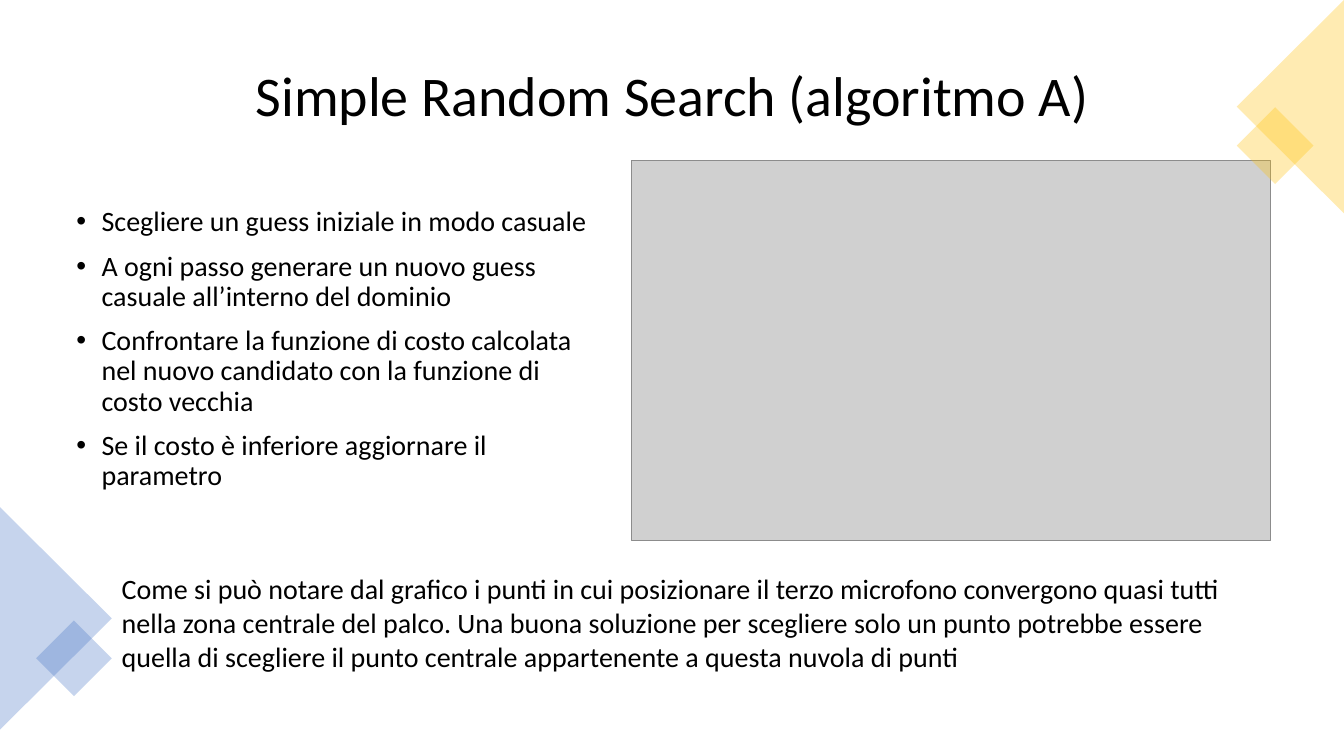
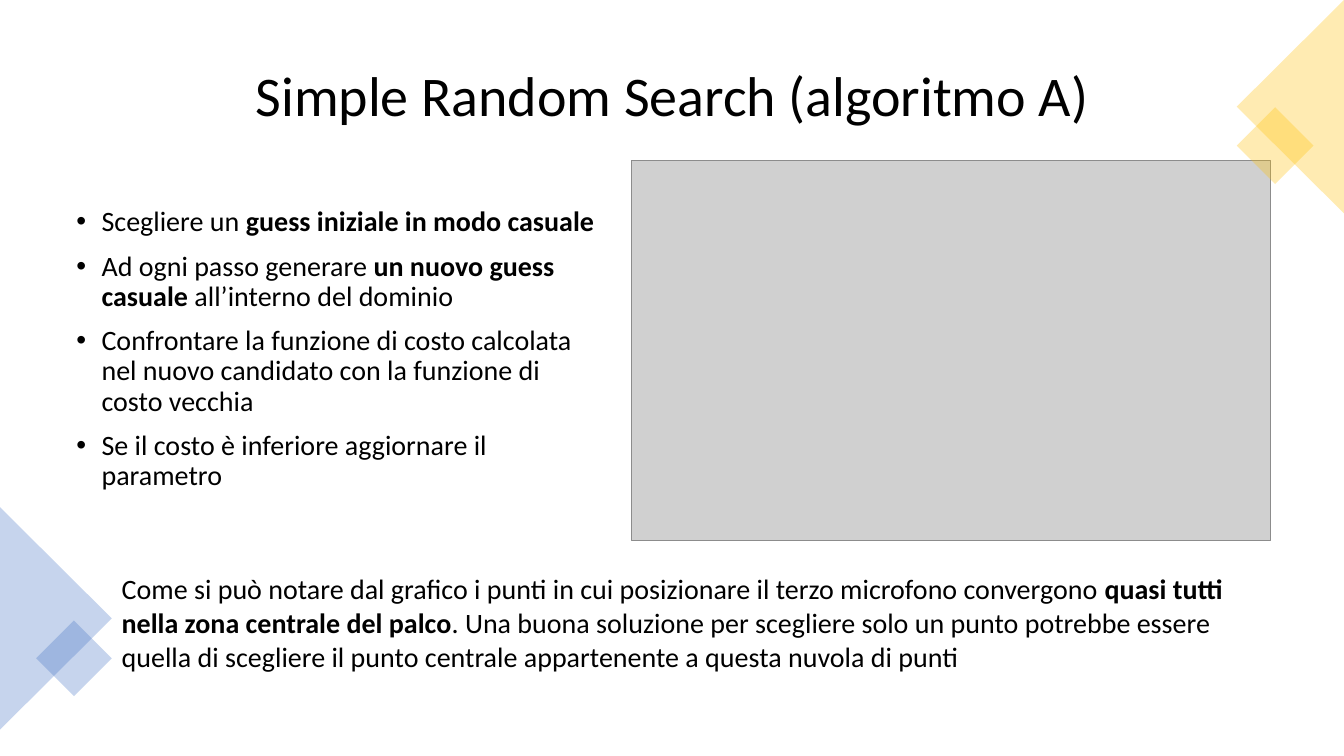
Before and after one commit to af20/mds_decision_making, a slide deck: slide 7 of R/Decision Making slides.pptx. Drawn at 1344x756 pixels with LibreOffice and Linux fonts; fonts in the diff are those of the drawing; grey boxes stand for pictures. Boxes give left, top, right and bottom in pixels: in the first picture for what was removed or moved away, otherwise in the second. Text is boxed around its words. In the diff, an @@ line names an element or a change of style, - is before the commit and + after.

```diff
--- a/R/Decision Making slides.pptx
+++ b/R/Decision Making slides.pptx
@@ text at [102,211,594,236]: bold on in "guess iniziale in modo casuale"; alignment left to justified @@
@@ text at [102,256,555,307]: text changed @@
-• A ogni passo generare un nuovo guess casuale all’interno del dominio
+• Ad ogni passo generare un nuovo guess casuale all’interno del dominio
@@ text "Come si può notare dal ..." at [122,579,1223,672]: bold on in "quasi tutti nella zona centrale del palco." @@
```
Also in this commit, not shown: 6 other slides changed.
